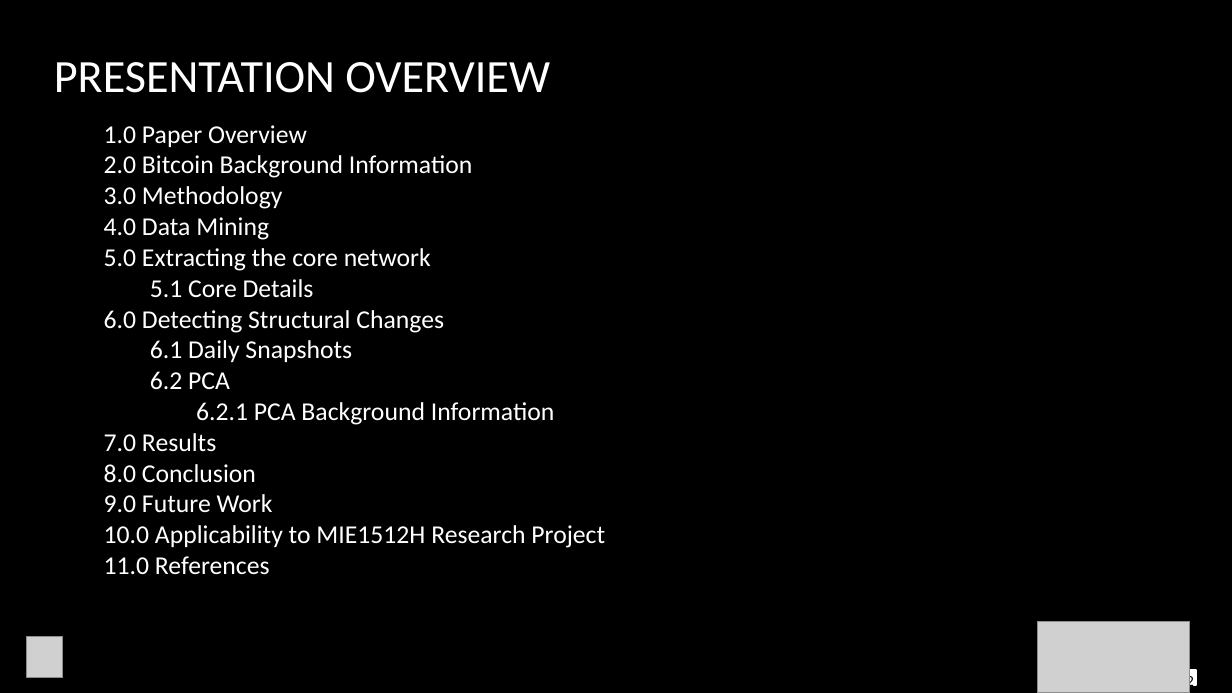
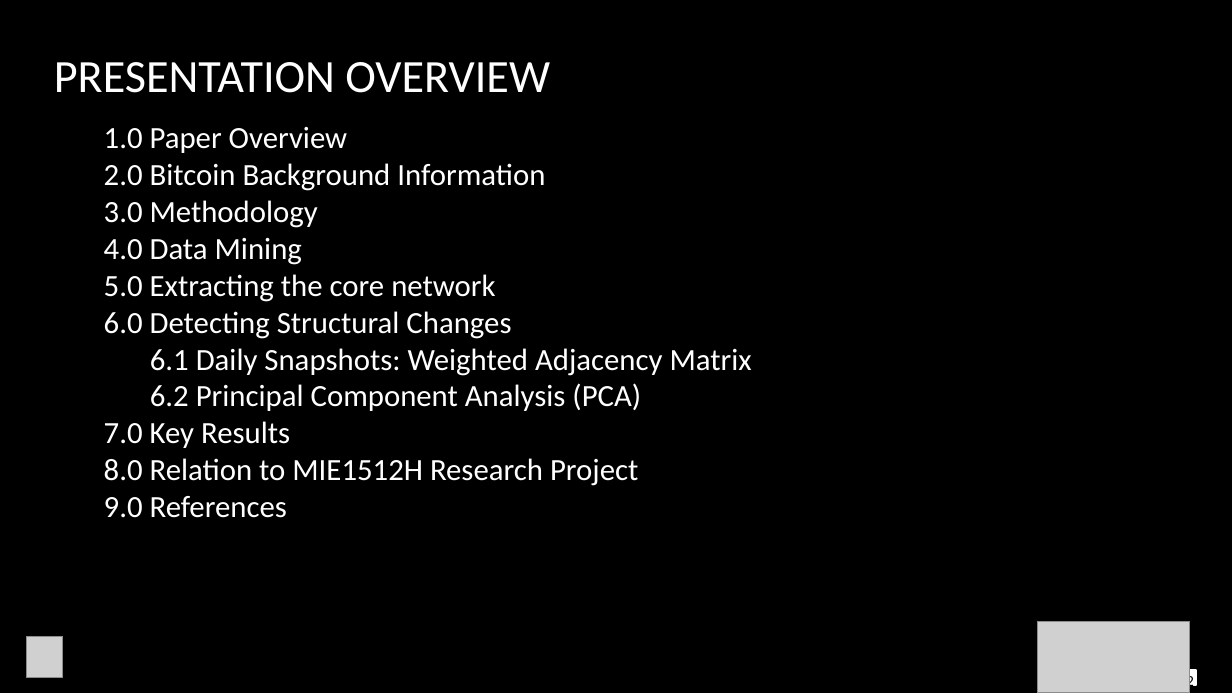
Before and after one commit to sanjifr3/data-analytics, a slide deck: slide 2 of project/ethereum/presentation/Paper Presentation.pptx. Drawn at 1232x693 pixels with LibreOffice and Linux fonts; fonts in the diff are those of the drawing; grey boxes stand for pictures; background and template pictures are left out. Boxes give left, top, right and bottom in pixels: in the first picture for what was removed or moved away, otherwise in the second. Text is boxed around its words. In the diff, an @@ line names an element or a change of style, - is before the commit and + after.

```diff
--- a/project/ethereum/presentation/Paper Presentation.pptx
+++ b/project/ethereum/presentation/Paper Presentation.pptx
@@ text at (x1=104, y1=127, x2=545, y2=339): size 20 to 24 pt in "1.0 Paper Overview", "2.0 Bitcoin Background Information", "3.0 Methodology", "4.0 Data Mining" and 2 more places @@
@@ text at (x1=150, y1=279, x2=314, y2=297): paragraph removed @@
-5.1 Core Details
@@ text at (x1=104, y1=348, x2=752, y2=518): text changed; size 20 to 24 pt @@
-6.1 Daily Snapshots
-6.2 PCA
-6.2.1 PCA Background Information
-7.0 Results
-8.0 Conclusion
-9.0 Future Work
-10.0 Applicability to MIE1512H Research Project
-11.0 References
+6.1 Daily Snapshots: Weighted Adjacency Matrix
+6.2 Principal Component Analysis (PCA)
+7.0 Key Results
+8.0 Relation to MIE1512H Research Project
+9.0 References
```
Also in this commit, not shown: 8 other slides changed, 1 slide added, 11 slides removed, 3 other files.
